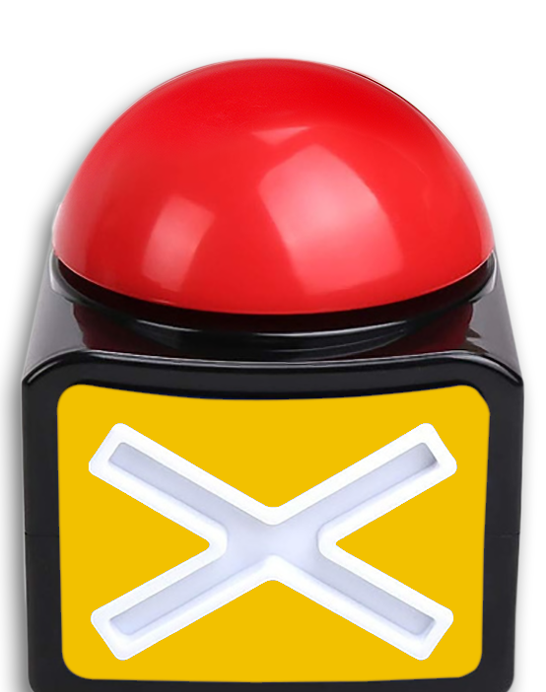
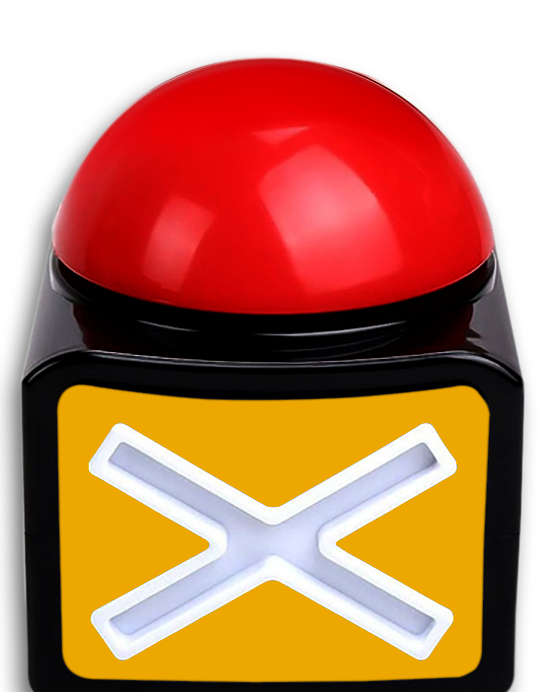
Before/after of a 546×692 layered artwork. What changed in the layer stack:
painted on "Background copy" over [20, 56, 525, 692]
hid "Layer 1" over [20, 56, 525, 692]
